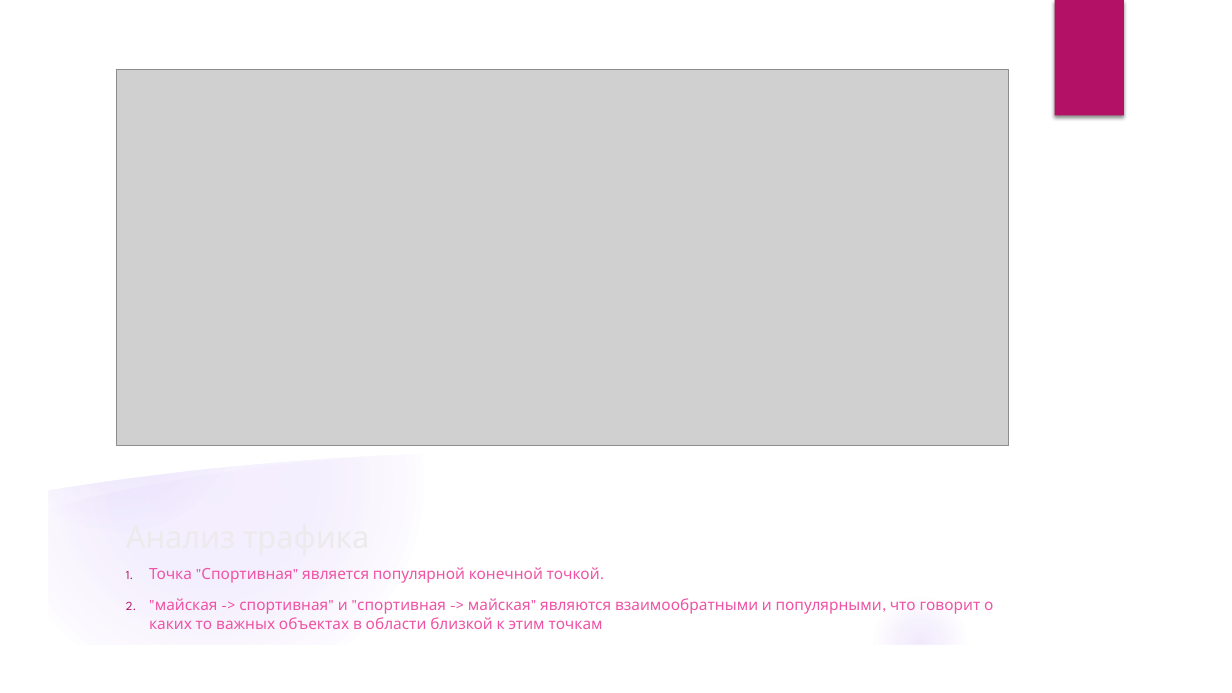
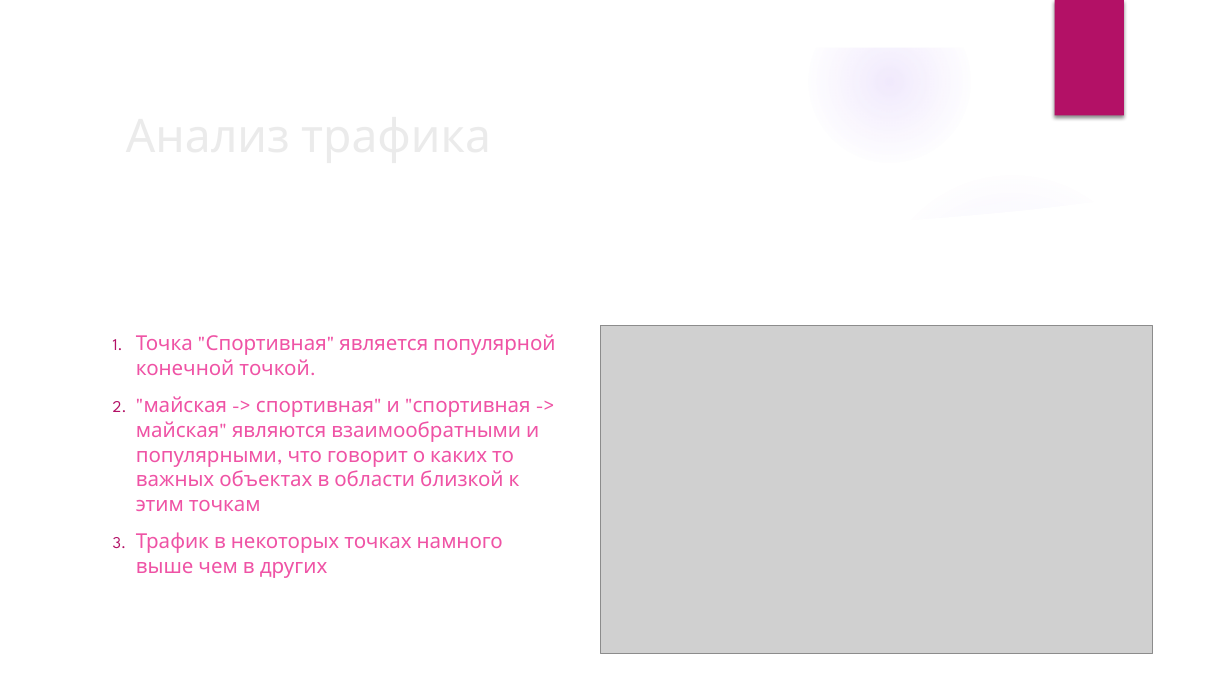
Before and after one commit to BlackkkMaster/ad_project_team16, a slide deck: slide 4 of Исследование спроса на самокаты.pptx. Drawn at 1232x693 pixels with LibreOffice and Linux fonts; fonts in the diff are those of the drawing; grey boxes stand for pictures; background and template pictures are left out. Boxes give left, top, right and bottom in pixels: in the first picture for what was removed or moved away, otherwise in the second. Text is boxed around its words. In the diff, an @@ line names an element or a change of style, - is before the commit and + after.

```diff
--- a/Исследование спроса на самокаты.pptx
+++ b/Исследование спроса на самокаты.pptx
@@ group removed at box(0, 1, 1186, 693): 5 ellipses, 2 freeform shapes @@
@@ picture removed at box(116, 69, 1008, 445) @@
@@ title "Анализ трафика": place and size @@
-title "Анализ трафика" at box(116, 503, 1008, 560)
+title "Анализ трафика" at box(116, 98, 1002, 169)
@@ title "Анализ трафика" at box(116, 98, 1002, 169): size 24 to 36 pt; vertical alignment bottom to middle @@
@@ text "Точка "Спортивная" является популярной конечной ...": place and size @@
-text "Точка "Спортивная" является популярной конечной ..." at box(149, 567, 993, 629)
+text "Точка "Спортивная" является популярной конечной ..." at box(136, 334, 555, 578)
@@ picture added at box(601, 326, 1153, 654) @@
@@ text at box(136, 334, 555, 511): size 12 to 16 pt in "Точка "Спортивная" является популярной конечной точкой.", ""майская -> спортивная" и "спортивная -> майская" ..." @@
@@ text at box(136, 532, 503, 578): paragraph added @@
+3. Трафик в некоторых точках намного выше чем в других
```
Also in this commit, not shown: 4 other slides changed, 5 slides added, 7 slides removed, 1 other file.
